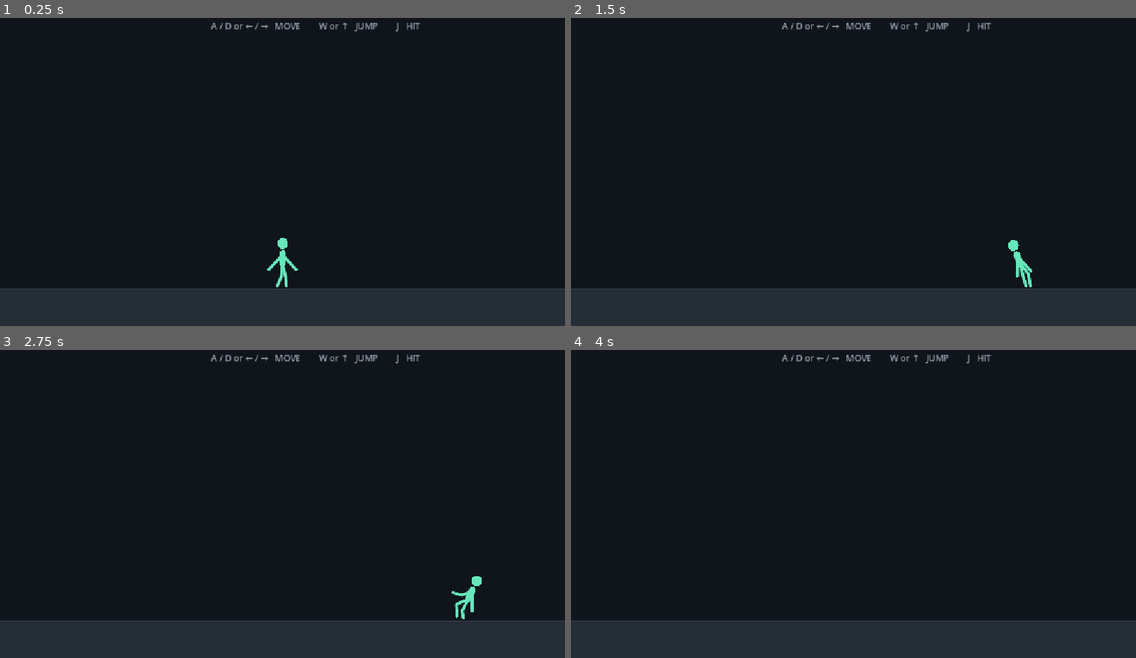
Above: before the commit, frames 1-4 (two rows, left to right).
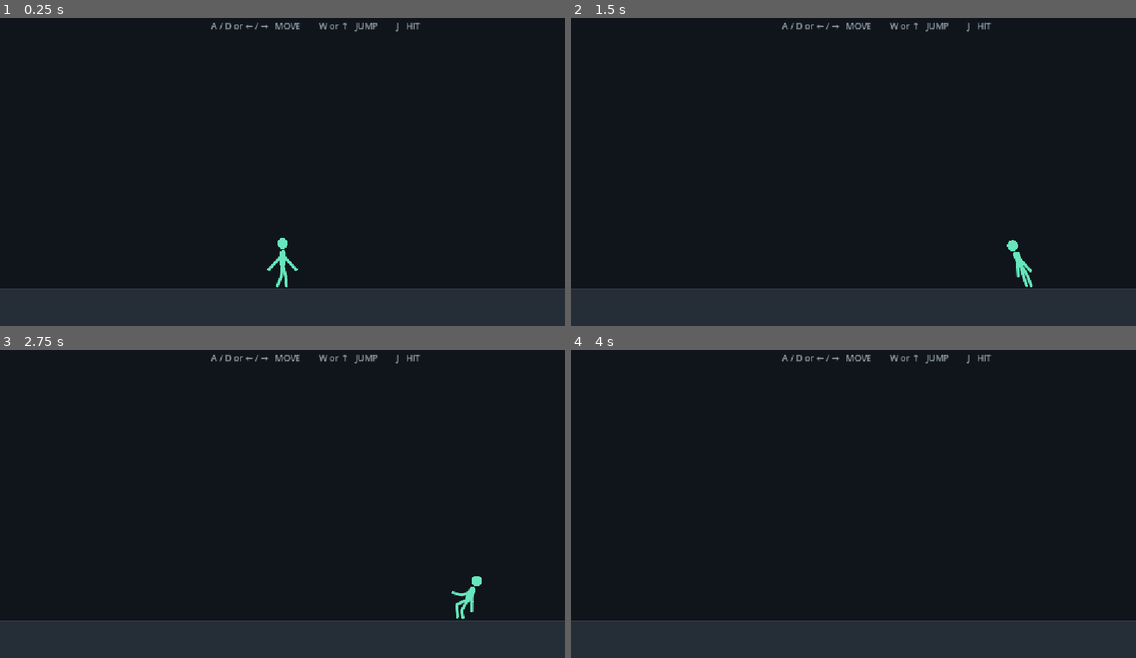
Above: after the commit, the same moments.

Repository: divanburke/ShadowSwap
Game: Godot game, scene res://main.tscn
Two runs of this game, one before a commit and one after it. Both use one fixed random seed, a clock stepped at 60 frames per second and the inputs below.
Inputs:
- Up to frame 1 (0.25 s): no input
- Up to frame 2 (1.5 s): hold J 0.53-1.28 s; hold D from 0.53 s (still down); tap W at 0.77 s; tap J at 1.35 s
- Up to frame 3 (2.75 s): tap W at 1.52 s; release D at 2.03 s; hold A from 2.03 s (still down); hold J from 2.03 s (still down)
- Up to frame 4 (4 s): release A at 2.78 s; release J at 2.78 s; hold D from 2.78 s (still down); tap J at 2.85 s; tap W at 3.02, 3.77 s; hold J from 3.53 s (still down)

The runs differ from the first frame. In frame 1, less than 0.1% of the frame differs, in the area x 50-51%, y 71-85%; in frame 2, less than 0.1%, in the area x 77-82%, y 72-88%; in frame 3, less than 0.1%; in frame 4, nothing differs.

Commit message:
Loosen fighter body and limb physics

Diff:
--- a/scripts/fighter.gd
+++ b/scripts/fighter.gd
@@ -58,8 +58,8 @@
 const ATTACK_REACH = ARM_LENGTH * 1.15
 const UPPERCUT_ELBOW_ANGLE = deg_to_rad(35.0)
 
-const ARM_SPRING = 14.0
-const ARM_DAMPING = 3.3
+const ARM_SPRING = 12.5
+const ARM_DAMPING = 2.9
 const ARM_GRAVITY = 680.0
 
 # -------------------------------------------------------------------------
@@ -80,10 +80,10 @@
 const WALK_LIFT = BODY_HEIGHT * 0.11
 const WALK_CYCLE_SPEED = 4.0
 
-const PLANTED_FOOT_SPRING = 72.0
-const PLANTED_FOOT_DAMPING = 11.0
-const SWING_FOOT_SPRING = 48.0
-const SWING_FOOT_DAMPING = 7.5
+const PLANTED_FOOT_SPRING = 62.0
+const PLANTED_FOOT_DAMPING = 9.5
+const SWING_FOOT_SPRING = 40.0
+const SWING_FOOT_DAMPING = 6.5
 
 # The visible ankle has a small clearance above the collision floor so the
 # floppy pose cannot visually sink through the platform.
@@ -92,8 +92,8 @@
 
 # Whole-body pose physics. The collision stays upright, but the visible
 # stick figure can lean, sway and settle like a loose body.
-const BODY_ANGULAR_SPRING = 24.0
-const BODY_ANGULAR_DAMPING = 3.9
+const BODY_ANGULAR_SPRING = 19.0
+const BODY_ANGULAR_DAMPING = 3.0
 const BODY_MAX_ANGLE = deg_to_rad(21.0)
 const BODY_AIR_MAX_ANGLE = deg_to_rad(55.0)
 const BODY_ACCEL_LEAN = 0.00055
